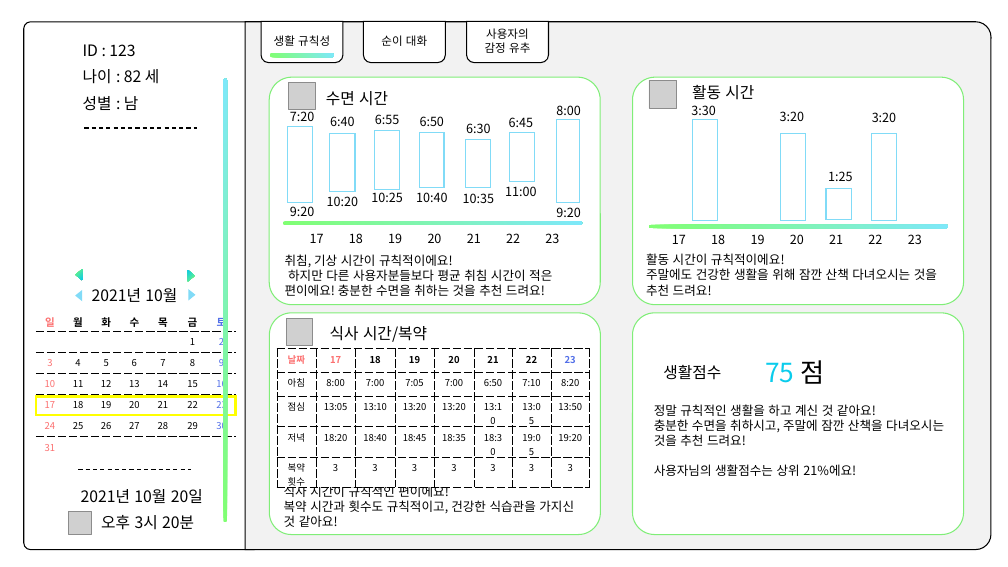
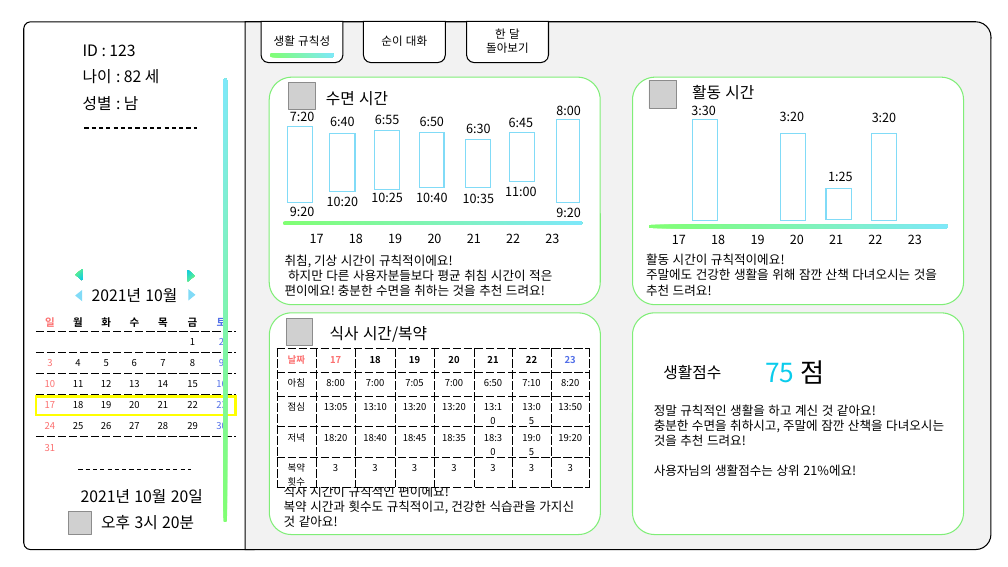
Before and after one commit to PLA-f21/csi3103, a slide deck: slide 1 of 중간보고서.pptx. Drawn at 1008x567 pixels with LibreOffice and Linux fonts; fonts in the diff are those of the drawing; grey boxes stand for pictures. Boxes give left, top, right and bottom in pixels: in the first picture for what was removed or moved away, otherwise in the second. Text is boxed around its words. In the diff, an @@ line names an element or a change of style, - is before the commit and + after.

```diff
--- a/중간보고서.pptx
+++ b/중간보고서.pptx
@@ text in round same rect at (486,28,529,53): text changed @@
-사용자의
-감정 유추
+한 달
+돌아보기
```
Also in this commit, not shown: 8 other files.
